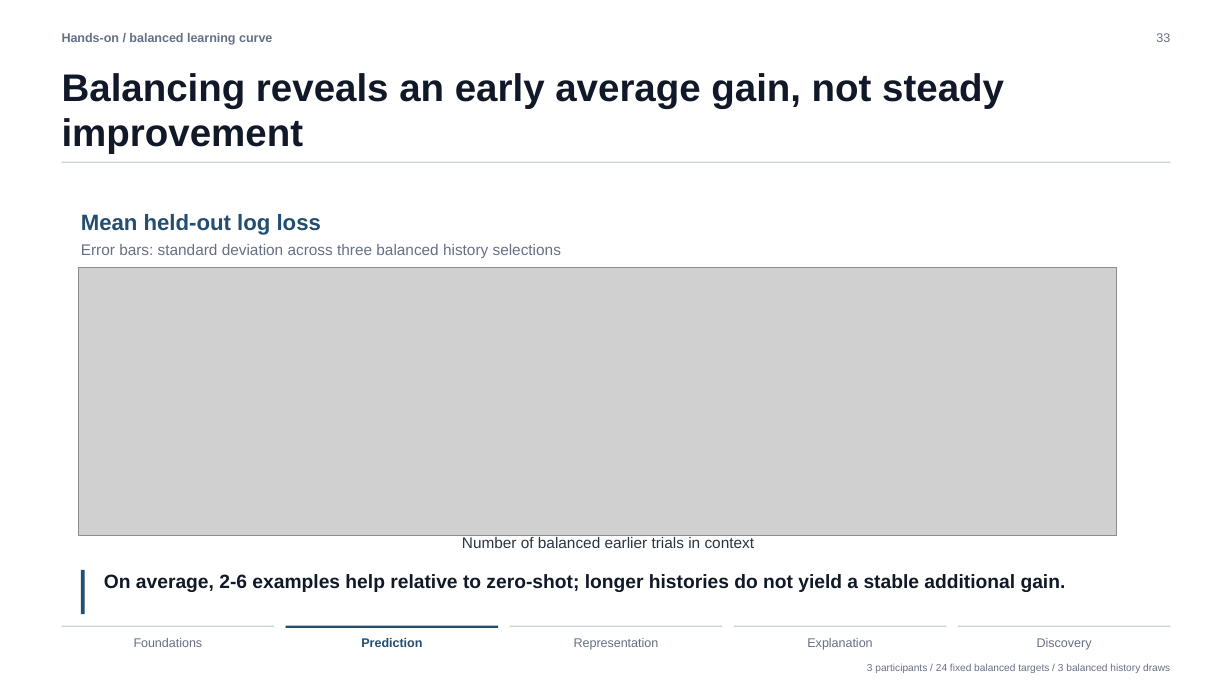
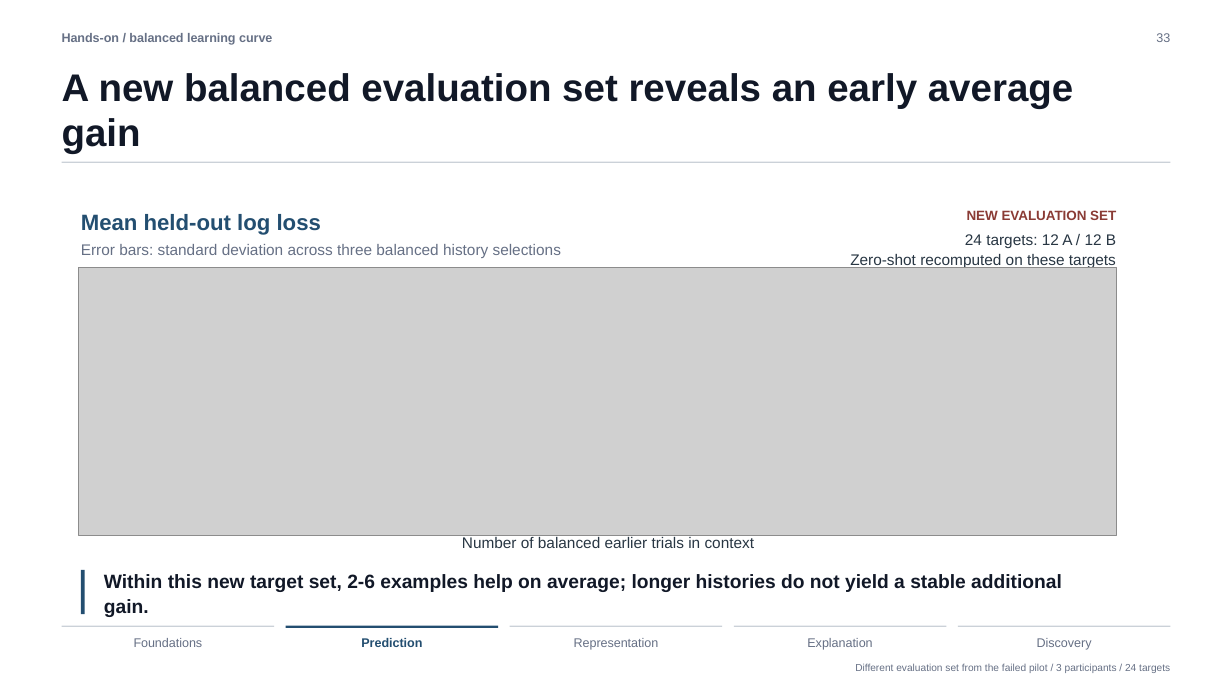
Before and after one commit to xhb120633/LLM_human_decisions, a slide deck: slide 33 of slides/llm_human_decisions_tutorial.pptx. Drawn at 1232x693 pixels with LibreOffice and Linux fonts; fonts in the diff are those of the drawing; grey boxes stand for pictures. Boxes give left, top, right and bottom in pixels: in the first picture for what was removed or moved away, otherwise in the second. Text is boxed around its words. In the diff, an @@ line names an element or a change of style, - is before the commit and + after.

Commit message:
Clarify changed evaluation set in balanced curve

```diff
--- a/slides/llm_human_decisions_tutorial.pptx
+++ b/slides/llm_human_decisions_tutorial.pptx
@@ text at (62,73,1073,154): text changed @@
-Balancing reveals an early average gain, not steady improvement
+A new balanced evaluation set reveals an early average gain
@@ text added at (850,234,1116,269), 12 pt, text #283643 @@
+24 targets: 12 A / 12 B
+Zero-shot recomputed on these targets
@@ text added at (967,210,1116,220), 10.5 pt, text #8A3B35, bold @@
+NEW EVALUATION SET
@@ text at (104,574,1062,617): text changed @@
-On average, 2-6 examples help relative to zero-shot; longer histories do not yield a stable additional gain.
+Within this new target set, 2-6 examples help on average; longer histories do not yield a stable additional gain.
@@ text at (855,663,1170,673): text changed @@
-3 participants / 24 fixed balanced targets / 3 balanced history draws
+Different evaluation set from the failed pilot / 3 participants / 24 targets
```
Also in this commit, not shown: 1 other file.
